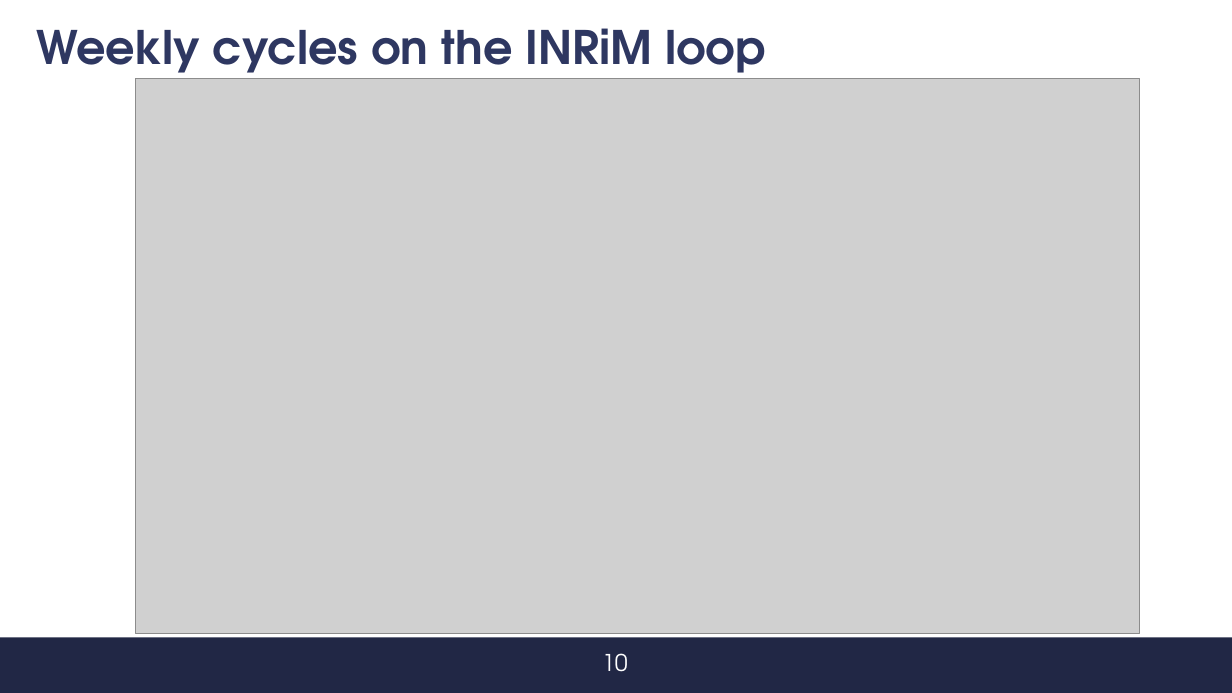
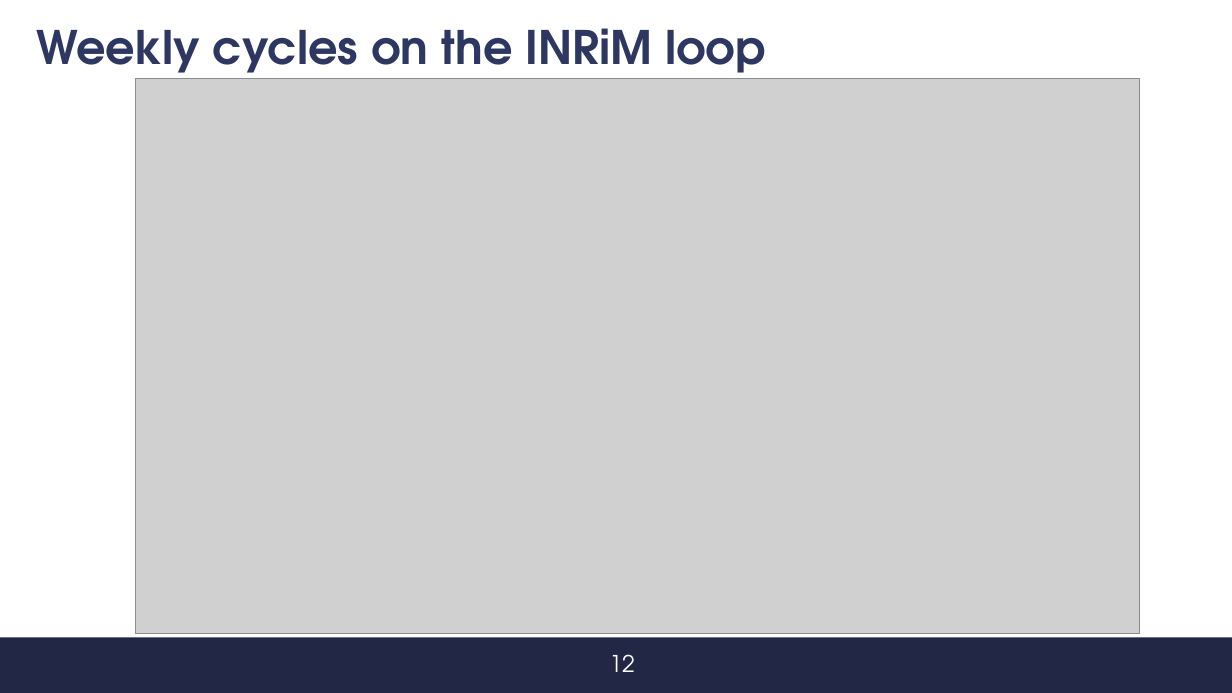
Before and after one commit to s347960/Presentazione, a slide deck: slide 13 of Discussione [Salvato automaticamente].pptx (slide 14 before the commit). Drawn at 1232x693 pixels with LibreOffice and Linux fonts; fonts in the diff are those of the drawing; grey boxes stand for pictures; background and template pictures are left out. Boxes give left, top, right and bottom in pixels: in the first picture for what was removed or moved away, otherwise in the second. Text is boxed around its words. In the diff, an @@ line names an element or a change of style, - is before the commit and + after.

```diff
--- a/Discussione [Salvato automaticamente].pptx
+++ b/Discussione [Salvato automaticamente].pptx
@@ text removed at (x1=602, y1=653, x2=628, y2=672) @@
-10
@@ text added at (x1=609, y1=654, x2=635, y2=672), 18 pt, text #FFFFFF @@
+12
```
Also in this commit, not shown: 14 other slides changed, 1 slide removed, 1 other file.
